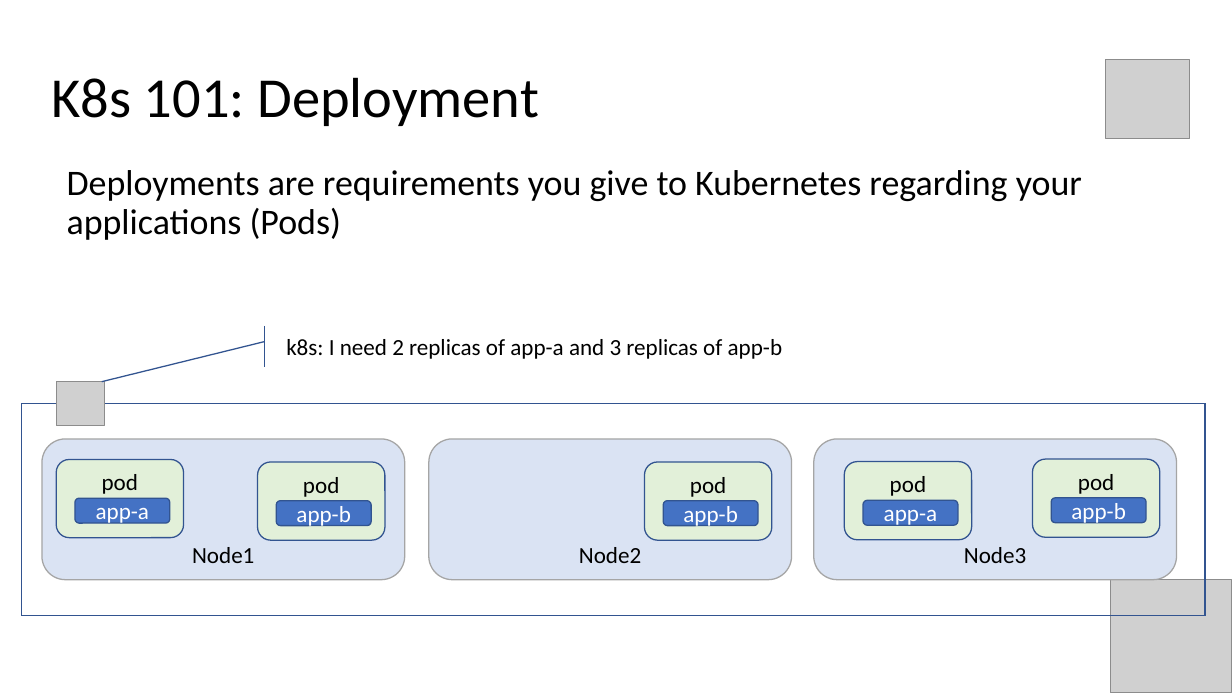
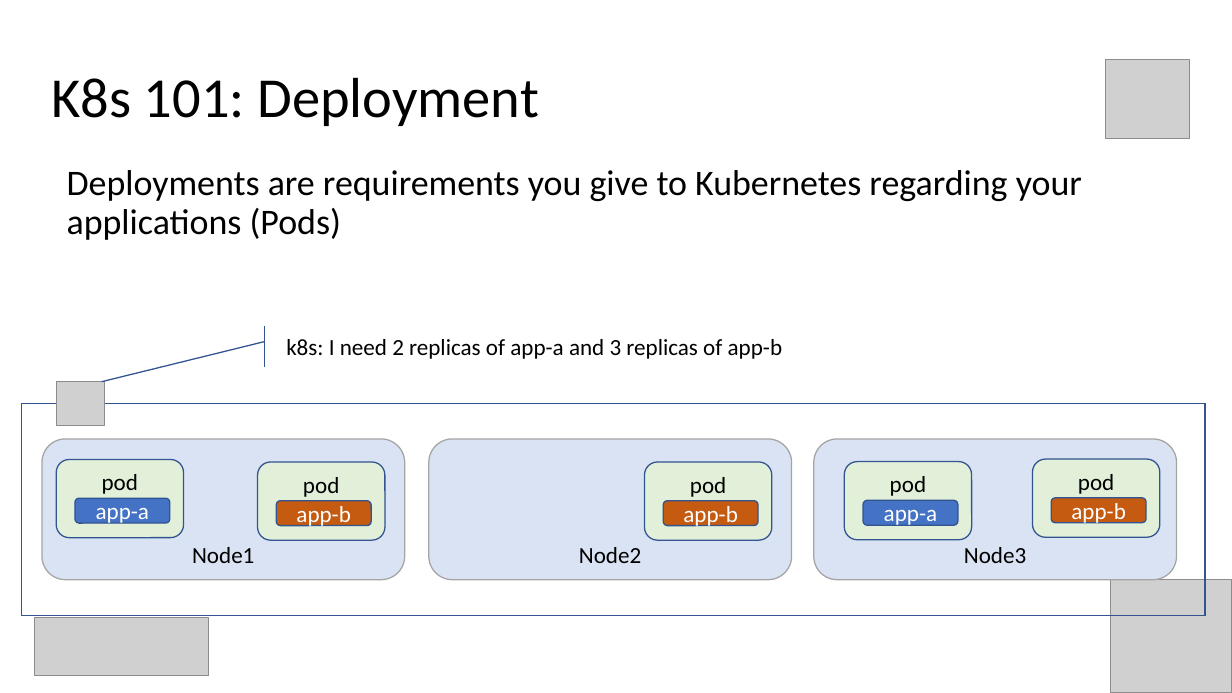
Before and after one commit to evgenyb/aks-workshops, a slide deck: slide 15 of 01-aks-and-k8s-101/slides/Introduction to AKS.pptx (slide 14 before the commit). Drawn at 1232x693 pixels with LibreOffice and Linux fonts; fonts in the diff are those of the drawing; grey boxes stand for pictures. Boxes give left, top, right and bottom in pixels: in the first picture for what was removed or moved away, otherwise in the second. Text is boxed around its words. In the diff, an @@ line names an element or a change of style, - is before the commit and + after.

```diff
--- a/01-aks-and-k8s-101/slides/Introduction to AKS.pptx
+++ b/01-aks-and-k8s-101/slides/Introduction to AKS.pptx
@@ fill #4472C4 to #C55A11 in 3 elements at bbox=[664, 501, 759, 526], bbox=[276, 501, 372, 526], bbox=[1052, 498, 1147, 523] @@
@@ picture added at bbox=[35, 618, 209, 677] @@
```
Also in this commit, not shown: 32 other slides changed, 2 slides added, 2 other files.
